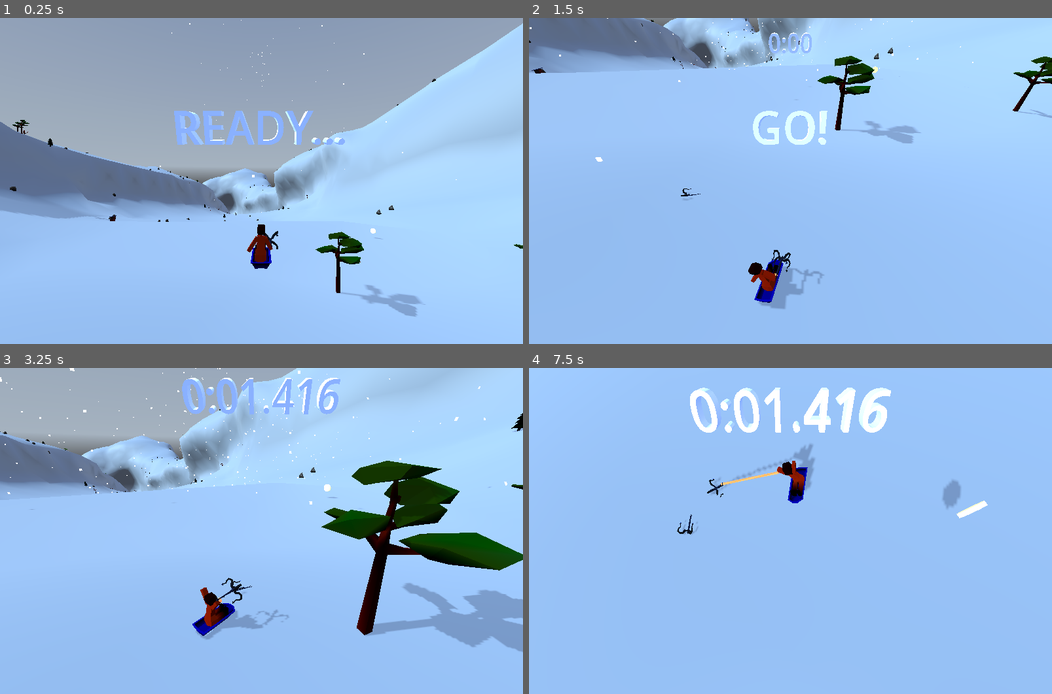
Above: before the commit, frames 1-4 (two rows, left to right).
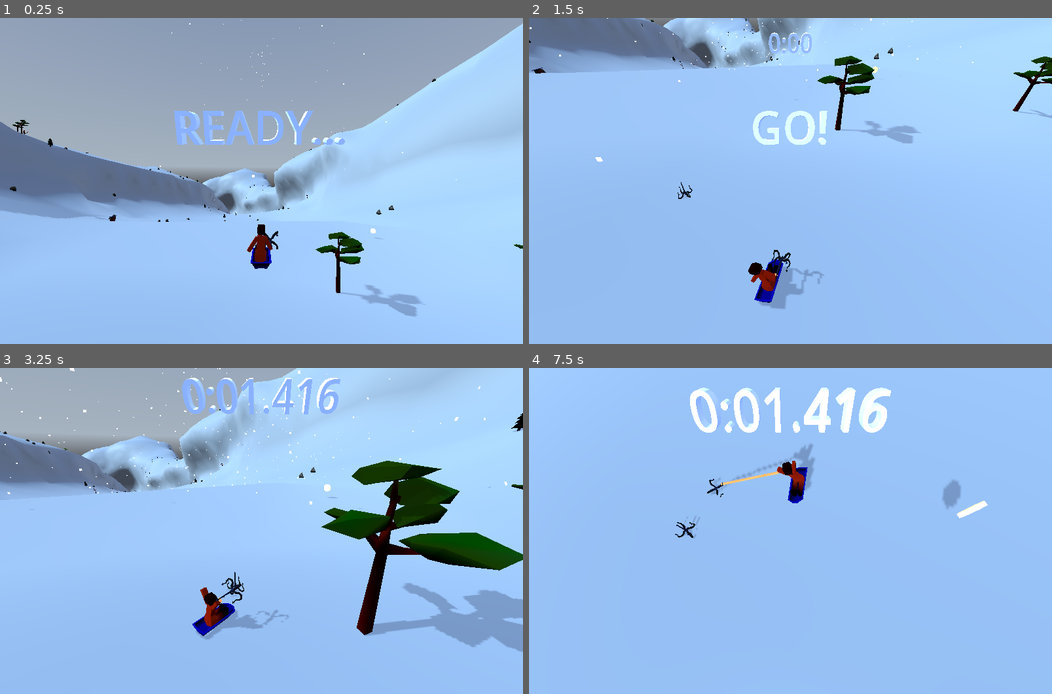
Above: after the commit, the same moments.

Repository: tokkoro/ggj24-sled
Game: Godot game, scene res://tomi_testaa/level_loader_scene.tscn
The game is run twice, just before and just after one commit, with the same random seed, the same clock (stepped at 60 frames per second) and the same inputs. A sky picture missing from this copy of the repository is replaced by a grey-blue gradient.
Inputs (mouse positions are in pixels of both pictures, inside the frame that each line leads up to):
- Up to frame 1 (0.25 s): no input
- Up to frame 2 (1.5 s): tap Enter at 0.5 s; move the mouse to (905, 164) at 0.52 s; hold Right (turn_right) 0.53-1.28 s; tap Down (break) at 0.6 s; click (905, 164) at 0.67 s; tap Space (jump) at 0.77 s; move the mouse to (685, 197) at 1.27 s; hold Left (turn_left) from 1.28 s (still down); tap Shift at 1.35 s
- Up to frame 3 (3.25 s): tap Space (jump) at 1.52, 3.02 s; move the mouse to (313, 459) at 2.02 s; release Left (turn_left) at 2.03 s; hold Right (turn_right) 2.03-2.78 s; tap G at 2.1 s; move the mouse to (235, 596) at 2.77 s; hold Up (accelerate) from 2.78 s (still down); tap Ctrl at 2.85 s; click (235, 596) at 2.92 s
- Up to frame 4 (7.5 s): move the mouse to (947, 579) at 3.52 s; release Up (accelerate) at 3.53 s; hold Left (turn_left) 3.53-5.78 s; tap 1 at 3.6 s; tap Space (jump) at 3.77, 4.52, 6.02, 6.77 s; move the mouse to (633, 482) at 4.27 s; tap 2 at 4.35 s; move the mouse to (816, 531) at 5.02 s; tap 3 at 5.1 s; click (816, 531) at 5.17 s; move the mouse to (712, 449) at 5.77 s; hold Right (turn_right) 5.78-6.53 s; tap 4 at 5.85 s; move the mouse to (905, 514) at 6.52 s; hold Up (accelerate) 6.53-7.28 s; tap 5 at 6.6 s; move the mouse to (685, 547) at 7.27 s; hold Right (turn_right) from 7.28 s (still down); tap Down (break) at 7.35 s; click (685, 547) at 7.42 s

The runs differ from the first frame. In frame 1, less than 0.1% of the frame differs, in the area x 4-65%, y 32-75%; in frame 2, less than 0.1%; in frame 3, less than 0.1%; in frame 4, 0.1%, in the area x 27-33%, y 44-53%.

Commit message:
Coin large, pointer right way up

Diff:
--- a/godot_project/rikun_kansio/coin.tscn
+++ b/godot_project/rikun_kansio/coin.tscn
@@ -24,11 +24,11 @@
 mesh = SubResource("CylinderMesh_ek6om")
 
 [node name="CollisionShape3D" type="CollisionShape3D" parent="."]
+transform = Transform3D(2, 0, 0, 0, 2, 0, 0, 0, 2, 0, 0, 0)
 shape = SubResource("SphereShape3D_j7ryd")
 
 [node name="collect_sound" type="AudioStreamPlayer3D" parent="."]
 stream = ExtResource("2_mfyo1")
-pitch_scale = 1.2
 
 [connection signal="area_entered" from="." to="." method="_on_area_entered"]
 [connection signal="body_entered" from="." to="." method="_on_body_entered"]
--- a/godot_project/tomi_testaa/hill_area.tscn
+++ b/godot_project/tomi_testaa/hill_area.tscn
@@ -411,6 +411,7 @@
 
 [node name="MeshInstance3D" type="MeshInstance3D" parent="Sled/Pointer"]
 mesh = ExtResource("13_o4soh")
+transform = Transform3D(1, 0, 0, 0, -4.37114e-08, 1, 0, -1, -4.37114e-08, 0, 0.2, 0)
 
 [node name="Camera3D" type="Camera3D" parent="." node_paths=PackedStringArray("target")]
 transform = Transform3D(1, 0, 0, 0, 1, 0, 0, 0, 1, 0, 30.7735, -60.0348)
